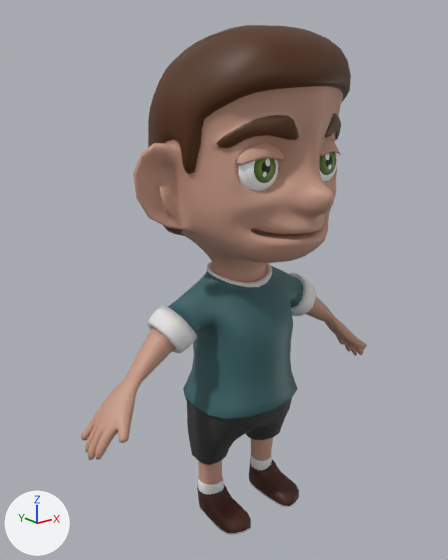
Before and after pictures for a commit that changed the OBJ model Kinderki/res/models/main_character.obj.
Before and after are seen from a camera (50 mm lens) standing at (-1.074, -2.13, 0.28) and looking at (-0.055, -0.857, -0.229). Arrows for +X, +Y and +Z are at lower left; the lights stay in place. Where no turn or scale is listed for an object, it has been applied to the vertices.
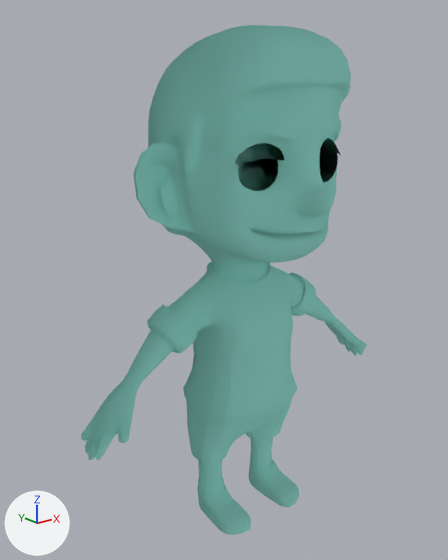
The newer file is also turned or shifted as a whole; pictures and numbers use the older file's frame.

Location of each change, (x1, y1, x2, y2) in pixels of the pictures (448 x 560 px):
part 1 of me_plane, recoloured (brown to cyan): (81, 86, 367, 485) in both
part 2 of me_plane, recoloured: (200, 482, 298, 535) in both
part 3 of me_plane, recoloured (brown to cyan): (197, 460, 299, 533) in both
part 4 of me_plane, recoloured: (168, 266, 304, 420) in both
part 5 of me_plane, recoloured (grey to cyan): (147, 262, 316, 353) in both
part 6 of me_plane, recoloured (black to cyan): (187, 398, 292, 465) in both
part 7 of me_plane, recoloured (grey to cyan): (198, 454, 272, 494) in both
part 8 of me_plane, recoloured: (238, 152, 338, 191) in both
part 9 of me_plane, recoloured (brown to cyan): (148, 25, 351, 236) in both

What changed in the scene script:
```text
Add mat_wire_087224198:
    mat_wire_087224198 = principled_material('wire_087224198')
    mat_wire_087224198.base_color = (0.341, 0.878, 0.776)  # cyan #9ef1e4
    mat_wire_087224198.roughness = 0.821
Change me_plane:
    where me_plane.from_pydata(...)  # 4150 vertices, 4118 faces; spans x -0.504..0.504, y -1.183..-0.646, z -0.943..0.416
    used by ob_plane; location = (0.0, 0.0, 0.0)
    me_plane part 1: 1970 faces spanning x -0.504..0.504, y -1.183..-0.788, z -0.851..0.279 switch from mat_test (beige #c79884) to mat_wire_087224198 (cyan #9ef1e4)
    me_plane part 2: 96 faces spanning x -0.149..0.149, y -1.008..-0.812, z -0.943..-0.936 switch from mat_podeszwa (white #e7e7e7) to mat_wire_087224198 (cyan #9ef1e4)
    me_plane part 3: 228 faces spanning x -0.149..0.149, y -1.008..-0.812, z -0.936..-0.874 switch from mat_buty (brown #42190a) to mat_wire_087224198 (cyan #9ef1e4)
    me_plane part 4: 308 faces spanning x -0.234..0.234, y -1.011..-0.728, z -0.587..-0.2 switch from mat_t_shirt (dark cyan #3a6468) to mat_wire_087224198 (cyan #9ef1e4)
    me_plane part 5: 290 faces spanning x -0.285..0.285, y -0.938..-0.775, z -0.398..-0.193 switch from mat_t_shirt_2 (white #e7e7e7) to mat_wire_087224198 (cyan #9ef1e4)
    me_plane part 6: 256 faces spanning x -0.158..0.158, y -1.001..-0.738, z -0.765..-0.571 switch from mat_spodnie (black #353535) to mat_wire_087224198 (cyan #9ef1e4)
    me_plane part 7: 132 faces spanning x -0.138..0.138, y -0.888..-0.818, z -0.879..-0.845 switch from mat_skarpetki (white #e7e7e7) to mat_wire_087224198 (cyan #9ef1e4)
    me_plane part 8: 352 faces spanning x -0.175..0.175, y -1.076..-0.914, z 0.026..0.169 switch from mat_material (picture img_oko_tekstura_png) to mat_wire_087224198 (cyan #9ef1e4)
    me_plane part 9: 478 faces spanning x -0.263..0.263, y -1.146..-0.646, z -0.128..0.416 switch from mat_brwi_wlosy_v2 (brown #522b05) to mat_wire_087224198 (cyan #9ef1e4)
```
